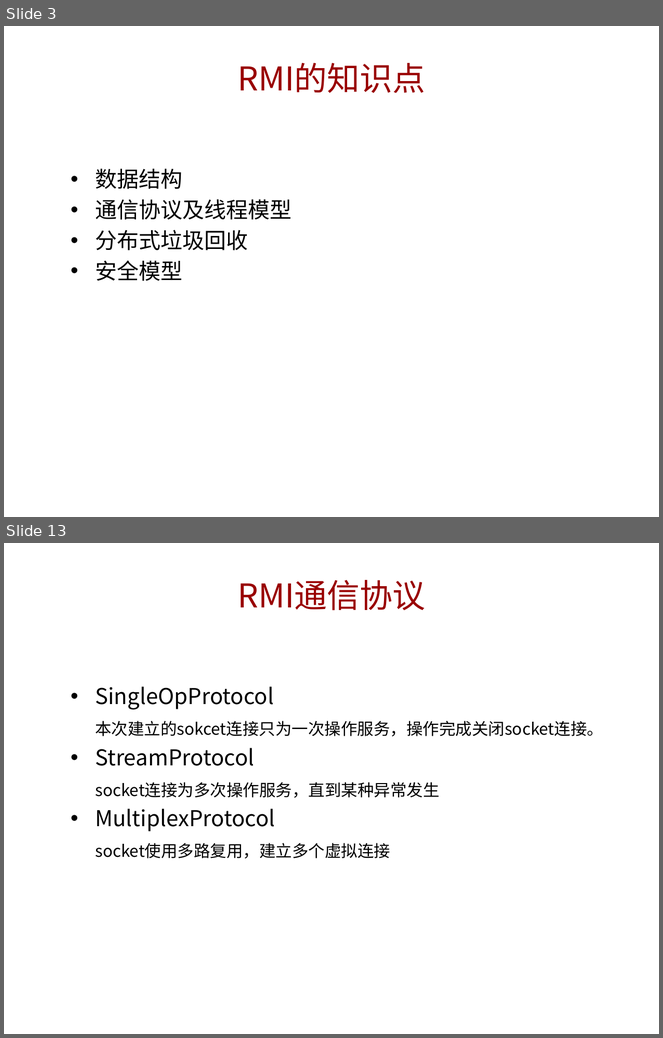
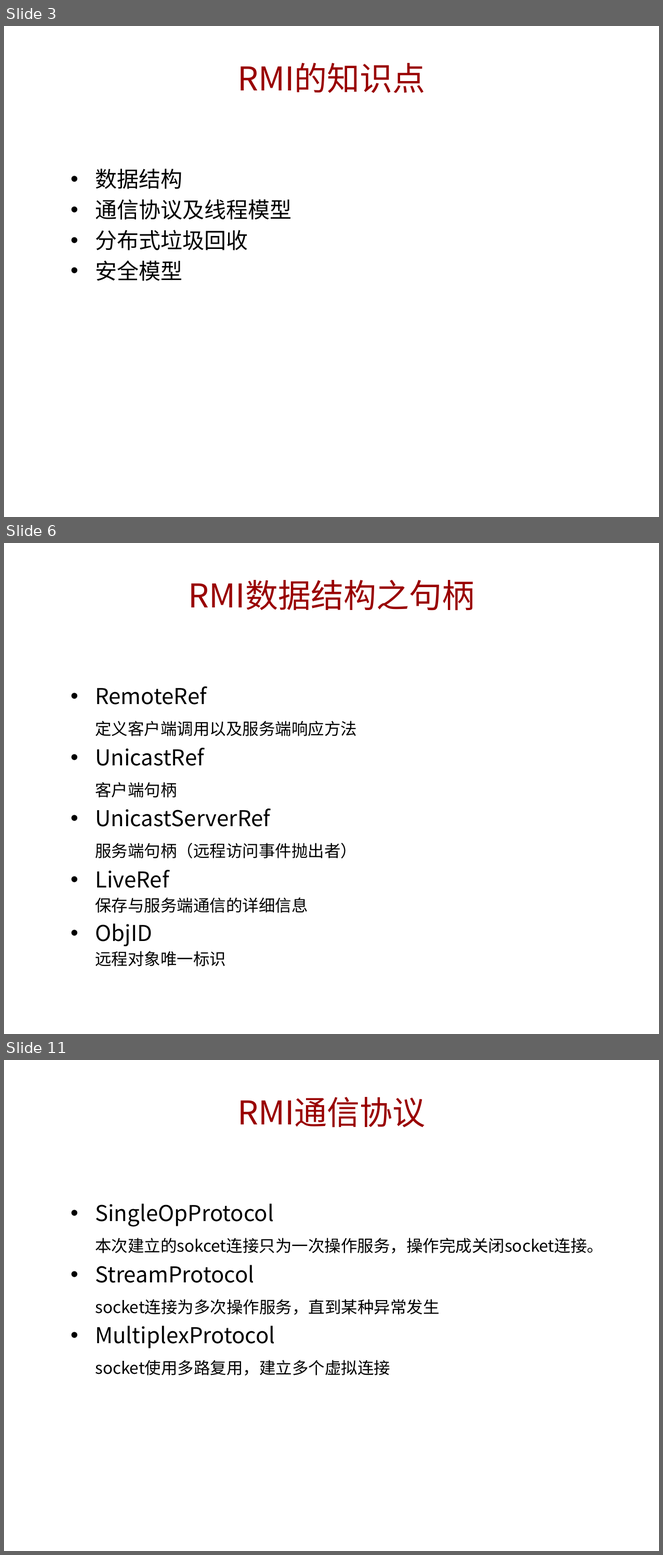
Before and after one commit to jianzijian/Hello-World, a slide deck: RMI学习分享.pptx. Shown one above the other, each under a label of ours: slides 3 and 13 before the commit, slides 3, 6 and 11 after it; the slides between them are not shown. The pictures are 663x1038 and 663x1555 pixels, drawn with LibreOffice and Linux fonts; fonts in the diff are those of the drawing; background and template pictures are left out. Boxes give left, top, right and bottom in pixels: in the first picture for what was removed or moved away, otherwise in the second. Text is boxed around its words. In the diff, an @@ line names an element or a change of style, - is before the commit and + after.

```diff
--- a/RMI学习分享.pptx
+++ b/RMI学习分享.pptx
@@ slide 6 added at bbox=[4, 543, 659, 1034], background picture (left out) @@
@@ title added at bbox=[189, 580, 475, 611], 36 pt, text #990000 @@
+RMI数据结构之句柄
@@ text added at bbox=[95, 687, 357, 967], 18 pt, text #000000 @@
+• RemoteRef
+定义客户端调用以及服务端响应方法
+• UnicastRef
+客户端句柄
+• UnicastServerRef
+服务端句柄（远程访问事件抛出者）
+• LiveRef
+保存与服务端通信的详细信息
+• ObjID
+远程对象唯一标识
@@ what was slide 13 is now slide 11 @@
```
Also in this commit, not shown: 1 slide changed, 6 other slides added, 8 slides removed.
